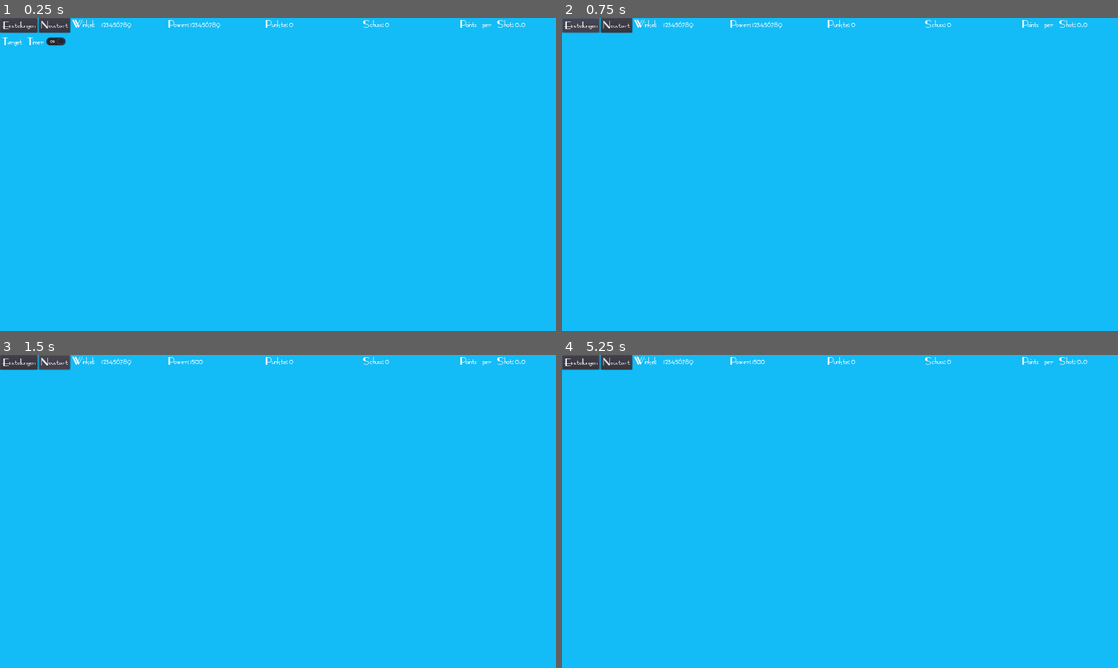
Above: before the commit, frames 1-4 (two rows, left to right).
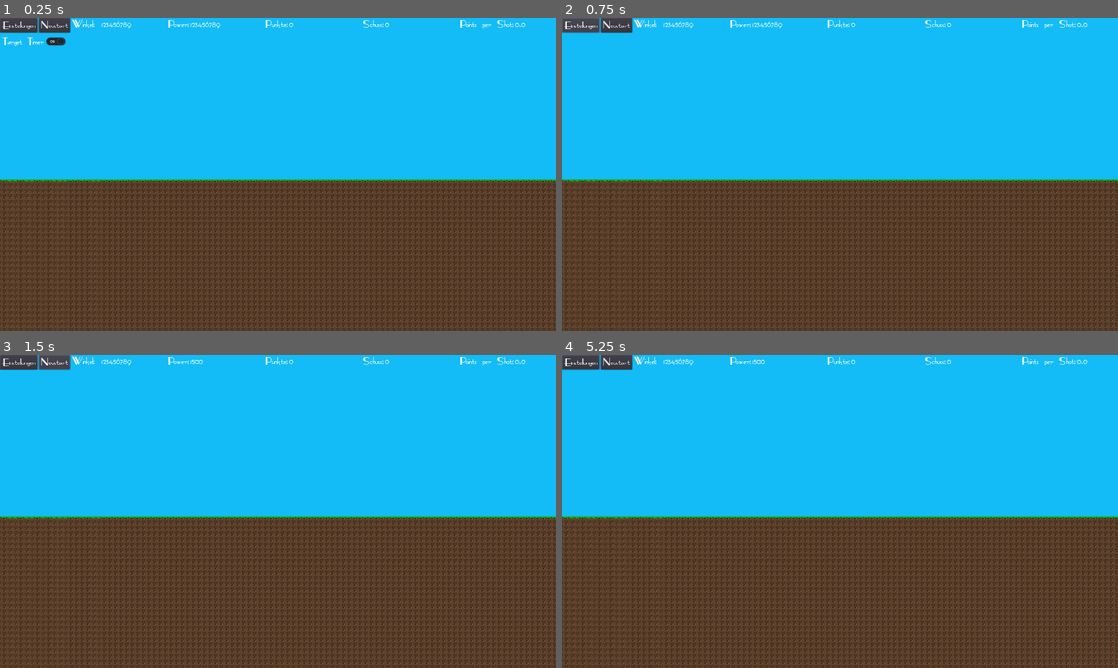
Above: after the commit, the same moments.

Repository: Coding-4Fun/Just4Fun_Mini_Shootergame
Game: Godot game, scene res://MainGame.tscn
The game is run twice, just before and just after one commit, with the same random seed, the same clock (stepped at 60 frames per second) and the same inputs.
Inputs (mouse positions are in pixels of both pictures, inside the frame that each line leads up to):
- Up to frame 1 (0.25 s): no input
- Up to frame 2 (0.75 s): click "Einstellungen" at 0.5 s
- Up to frame 3 (1.5 s): click "Neustart" at 1.25 s
- Up to frame 4 (5.25 s): tap Enter at 2, 3.5, 5 s; move the mouse to (962, 495) at 2.02 s; hold Right (ui_right) 2.03-2.78 s; tap Mouse wheel down (cannon_power_minus) at 2.1, 4.35 s; tap Space (cannon_shoot) at 2.75, 3.6, 4.25 s; move the mouse to (728, 527) at 2.77 s; hold Down (ui_down) 2.78-3.53 s; tap Mouse wheel up (cannon_power_plus) at 2.85, 5.1 s; move the mouse to (895, 442) at 3.52 s; hold Right (ui_right) 3.53-4.28 s; move the mouse to (812, 574) at 4.27 s; hold Up (ui_up) 4.28-5.03 s; move the mouse to (1006, 558) at 5.02 s; hold Left (ui_left) from 5.03 s (still down)

The runs differ from the first frame. In frame 1, 48% of the frame differs, in the area x 0-100%, y 51-100%; in frame 2, 48%; in frame 3, 48%; in frame 4, 48%.
Error before the commit: Invalid call. Nonexistent function 'generate_world_tilemap_base' in base 'Node2D (Chunk.gd)'. (res://MainGame.gd:48)
Error after the commit: Invalid get index '97' (on base: 'PoolVector2Array'). (res://MainGame.gd:78)

Commit message:
Add: Aufruf der Tilemap func

Diff:
--- a/MainGame.gd
+++ b/MainGame.gd
@@ -45,7 +45,7 @@
 	if (tmp) != OK:
 		print("Connect MainGame::_ready() -> Connect to CannonReset Fehlgeschlagen: %s" % tmp)
 
-	$Chunk.generate_world_tilemap_base()
+	$TerrainMap.generate_world_tilemap_base()
 #	$Chunk.generate_world_block_base()
 
 
